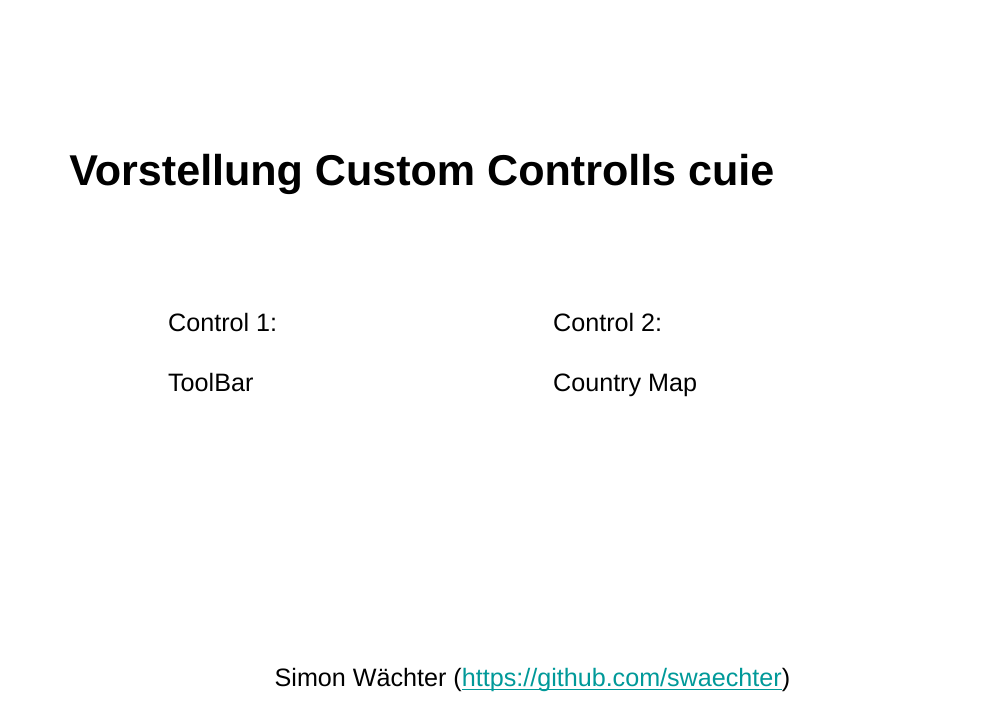
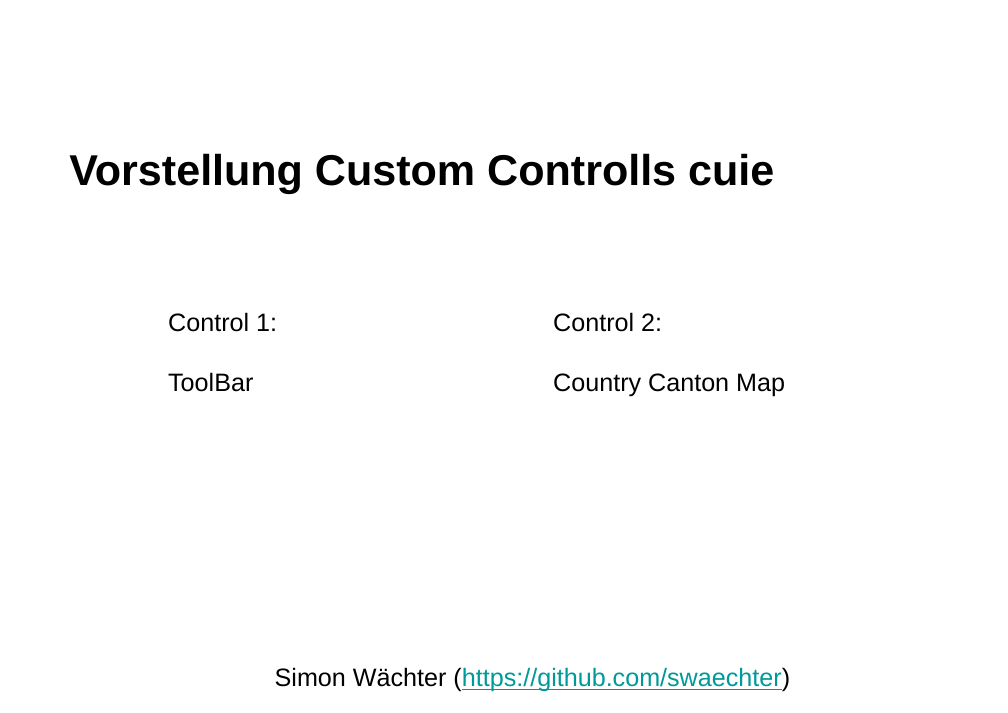
Before and after one commit to daiibee/hydropower-cc-swaechter, a slide deck: slide 1 of doc/cuie_FS18_Simon_Waechter.pptx. Drawn at 1008x713 pixels with LibreOffice and Linux fonts; fonts in the diff are those of the drawing; background and template pictures are left out. Boxes give left, top, right and bottom in pixels: in the first picture for what was removed or moved away, otherwise in the second. Text is boxed around its words. In the diff, an @@ line names an element or a change of style, - is before the commit and + after.

```diff
--- a/doc/cuie_FS18_Simon_Waechter.pptx
+++ b/doc/cuie_FS18_Simon_Waechter.pptx
@@ text at (553, 312, 785, 397): text changed @@
-Control 2:
-Country Map
+Control 2:
+Country Canton Map
```
Also in this commit, not shown: 3 other slides changed, 2 slides added.
